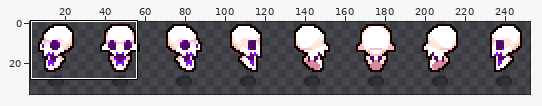
Two versions of one sprite sheet, Roguelike_unity/Assets/Art/Enemies/Eve/Eve_skullprojectile.png. The first picture is a wide view before the edit; the outline marks the close-up.
Close-up. First the earlier version:
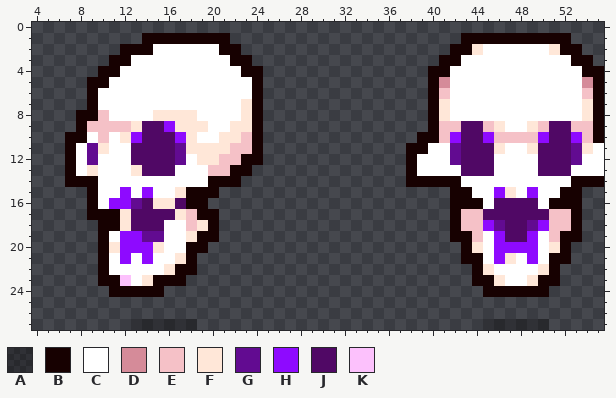
The file is 256x96 pixels. Shown: x 4..55, y 0..27. The wide view leaves out empty margins. The commit also changed other parts of the picture, which this record leaves out.
Palette (. is transparent): A #00000050  B #170101  C #ffffff  D #d58b99  E #f5c1c7  F #ffe7d8  G #620b91  H #8e0aff  J #500865  K #fcc1fc
Pixels before, first column x 7:
 1 .......BBBBBBBB.....................BBBBBBBBBB...
 2 .....BBBCCCCCCBB...................BBFCCCCCCFBB..
 3 ....BBCCCCCCCCCBB.................BBCCCCCCCCCCBB.
 4 ...BBCCCCCCCCCCCBB...............BBCCCCCCCCCCCCBB
 5 ..BBCCCCCCCCCCCCCB...............BDCCCCCCCCCCCCDB
 6 ..BCCCCCCCCCCCCCCB...............BECCCCCCCCCCCCEB
 7 ..BCCCCCCCCCCCCCFB...............BFCCCCCCCCCCCCFB
 8 .BBECCCCFFFFCCCCFB...............BFCCCCCCCCCCCCFB
 9 .BEEEEFJJHFFFCCFFB...............BEEJJEFCCFEJJEEB
10 BBCECFHJJJHFCCFFEB..............BBEHJJHEEEEHJJHEB
11 BCGFCCJJJJGFFFFEEB.............BBCCGJJJFCCFJJJGFC
12 BCGCCCJJJJGCFFEEBB.............BCCCGJJJCCCCJJJGCC
13 BCFCCCFJJJCCCEEBB..............BCCCCJJJCCCCJJJCCC
14 BBBCCCCCCCCCCBBB...............BBBBBCCCCCCCCCCBBB
15 ..BCCHCHCCFBBB.....................BBCCHFCHCCBB..
16 ..BCHHGJFFJBB......................BBBCJJJJCBBB..
17 ..BBBFJJJJFEBB.....................BEEJJJJJJEEB..
18 ...BBFJJJCCEFB.....................BEEHGJJGHEEB..
19 ...BCHHGGCCFBB.....................BBECHJJHCEBB..
20 ...BFHHHFCCBB.......................BFCHHHHCFB...
21 ...BCHCHCCFB........................BBCHFCHCBB...
22 ...BCCCCCFBB.........................BFCCCCFB....
23 ...BBKCFBBB..........................BBFCCFBB....
24 ....BBBBB.............................BBBBBB.....
25 .................................................
26 .................................................
27 ......AAAAAA..........................AAAAAA.....
After the commit:
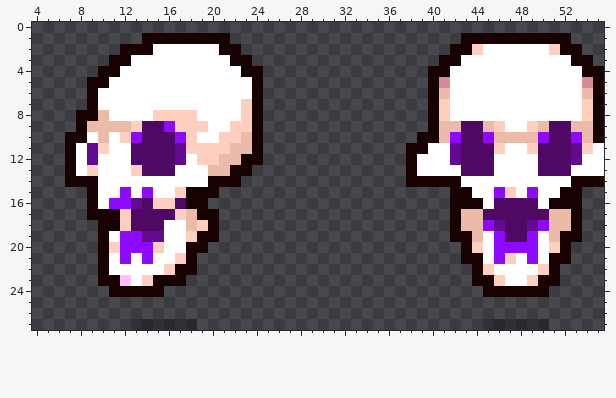
What changed:
colour E: #f5c1c7 -> #ecbaa8
colour F: #ffe7d8 -> #fccfbe
